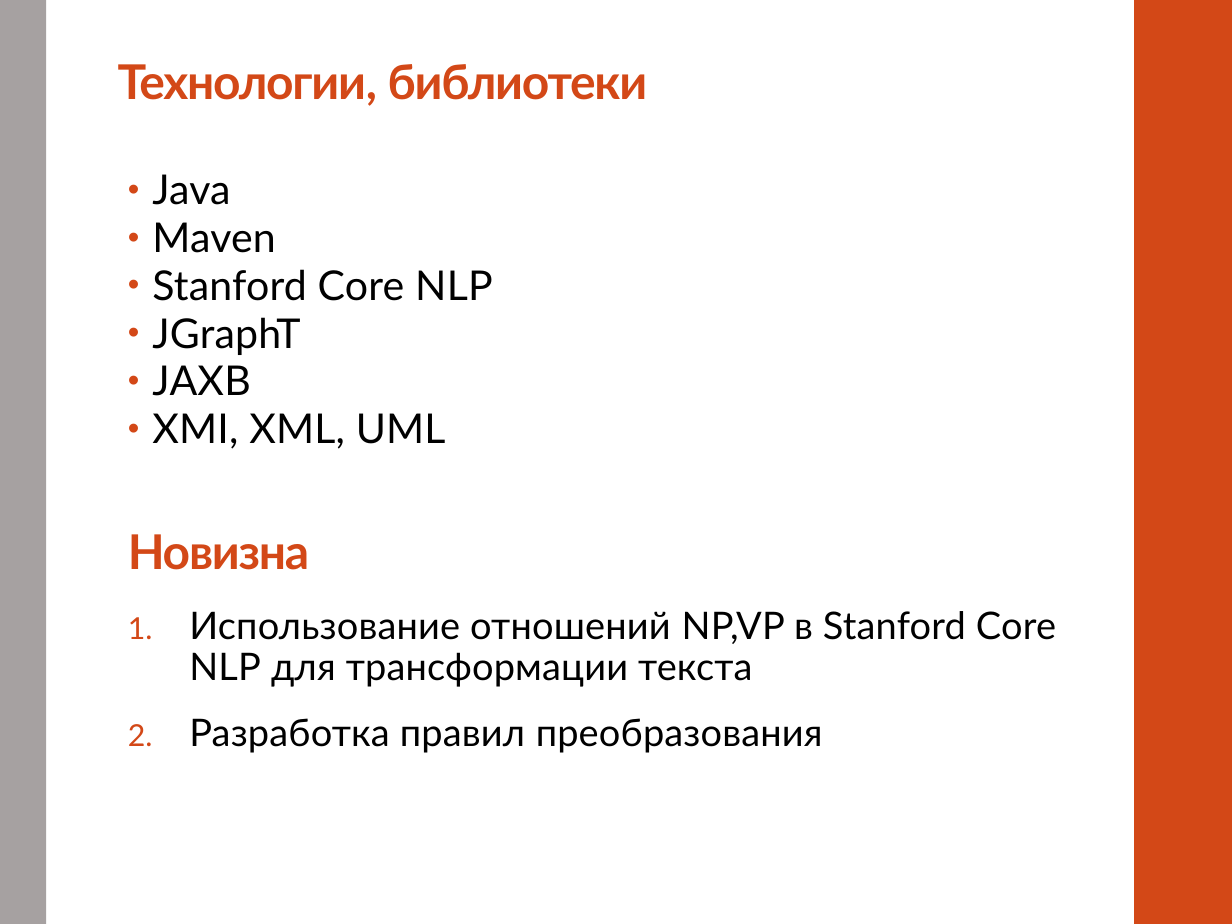
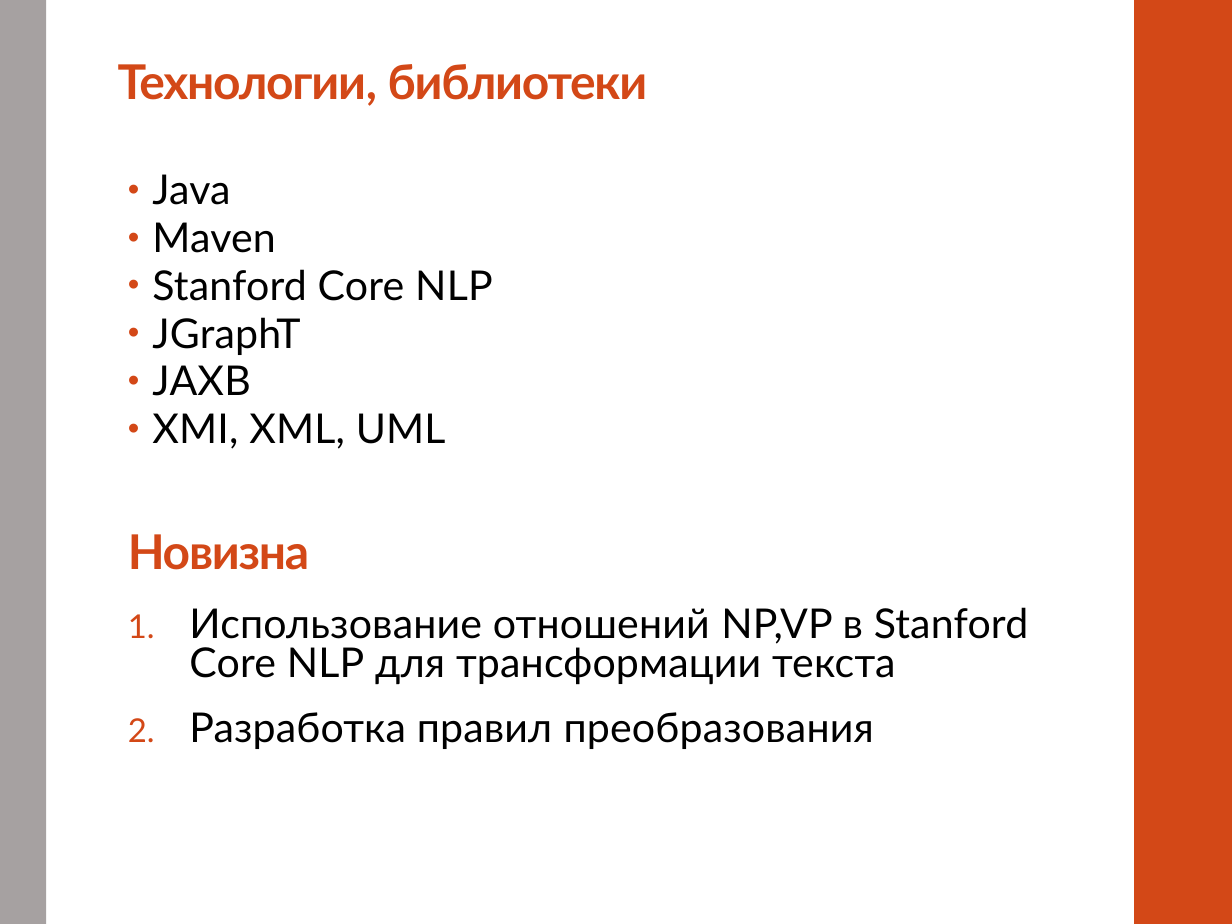
Before and after one commit to alexnodejs/onto-diploma, a slide deck: slide 3 of presentation/Moiseyenko_presentation_cut.pptx. Drawn at 1232x924 pixels with LibreOffice and Linux fonts; fonts in the diff are those of the drawing. Boxes give left, top, right and bottom in pixels: in the first picture for what was removed or moved away, otherwise in the second. Text is boxed around its words. In the diff, an @@ line names an element or a change of style, - is before the commit and + after.

```diff
--- a/presentation/Moiseyenko_presentation_cut.pptx
+++ b/presentation/Moiseyenko_presentation_cut.pptx
@@ text "Использование отношений NP,VP в Stanford ..." at box(189, 607, 1029, 749): size 22.2 to 24.1 pt; line spacing 0.9 to 0.8 @@
```
Also in this commit, not shown: 2 other slides changed, 1 slide added, 1 slide removed.
